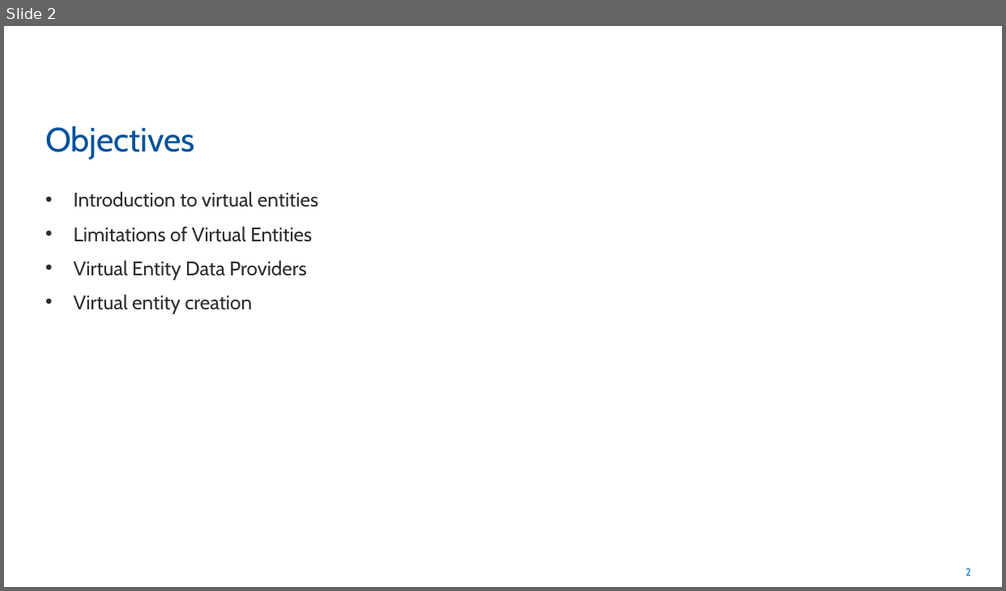
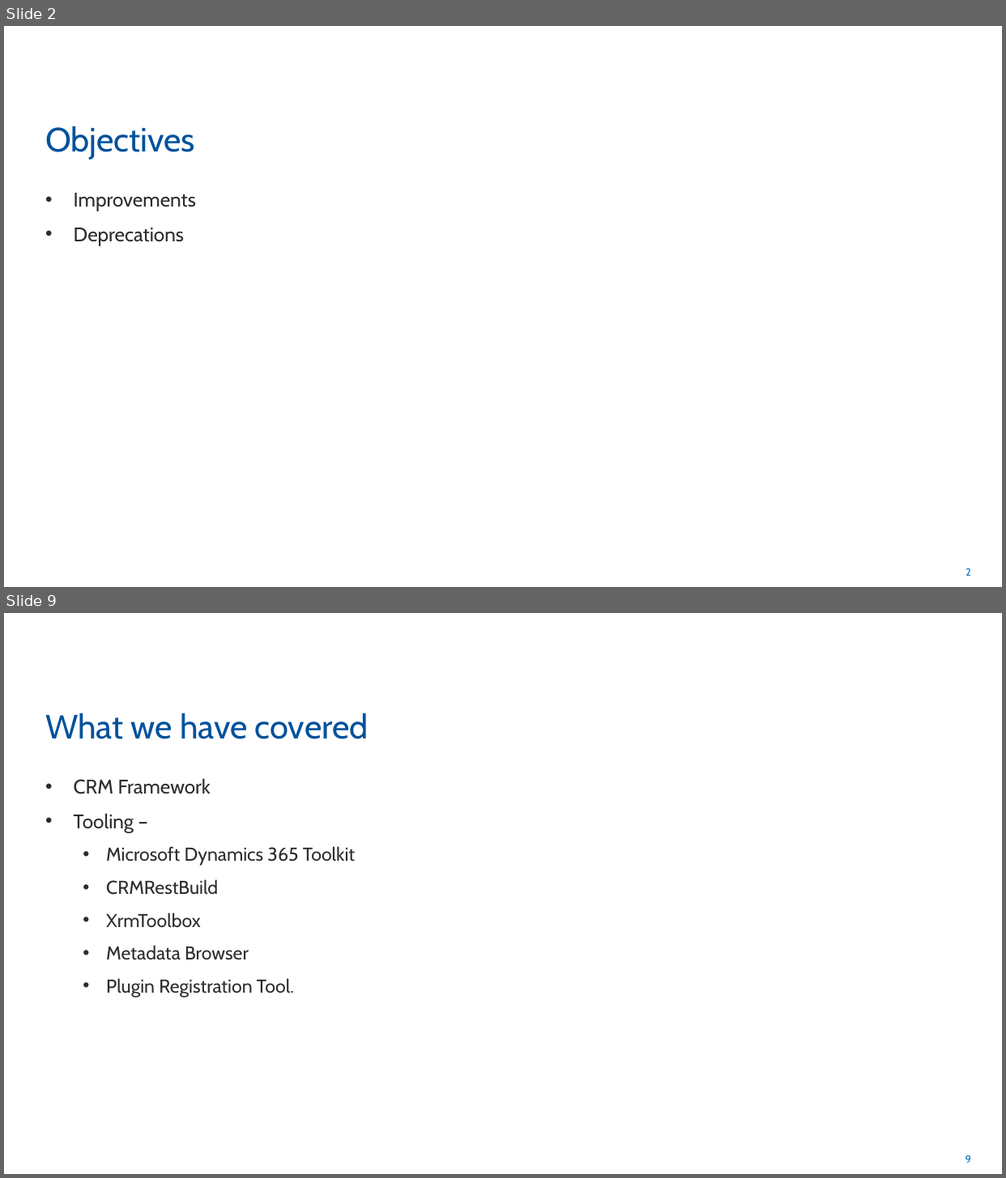
Before and after one commit to rogerhillgsy/CRMTraining, a slide deck: Documents/QA Powerpoints/Module 10.pptx. Shown one above the other, each under a label of ours: slide 2 before the commit, slides 2 and 9 after it; the slides between them are not shown. The pictures are 1006x591 and 1006x1178 pixels, drawn with LibreOffice and Linux fonts; fonts in the diff are those of the drawing. Boxes give left, top, right and bottom in pixels: in the first picture for what was removed or moved away, otherwise in the second. Text is boxed around its words. In the diff, an @@ line names an element or a change of style, - is before the commit and + after.

```diff
--- a/Documents/QA Powerpoints/Module 10.pptx
+++ b/Documents/QA Powerpoints/Module 10.pptx
@@ slide 9 added at (4,613,1002,1174), background #FFFFFF; not listed: 1 template element that a slide beside it also shows @@
@@ title added at (45,713,368,739), 32.4 pt, text #00519C @@
+What we have covered
@@ text added at (74,778,355,998), 18 pt, text #2E2D2C @@
+• CRM Framework
+• Tooling –
+  • Microsoft Dynamics 365 Toolkit
+  • CRMRestBuild
+  • XrmToolbox
+  • Metadata Browser
+  • Plugin Registration Tool.
@@ slide 2 changed as well @@
@@ text at (74,193,196,246): text changed @@
-• Introduction to virtual entities
-• Limitations of Virtual Entities
-• Virtual Entity Data Providers
-• Virtual entity creation
+• Improvements
+• Deprecations
```
Also in this commit, not shown: 4 other slides changed, 7 other slides added, 10 slides removed, 1 other file.
